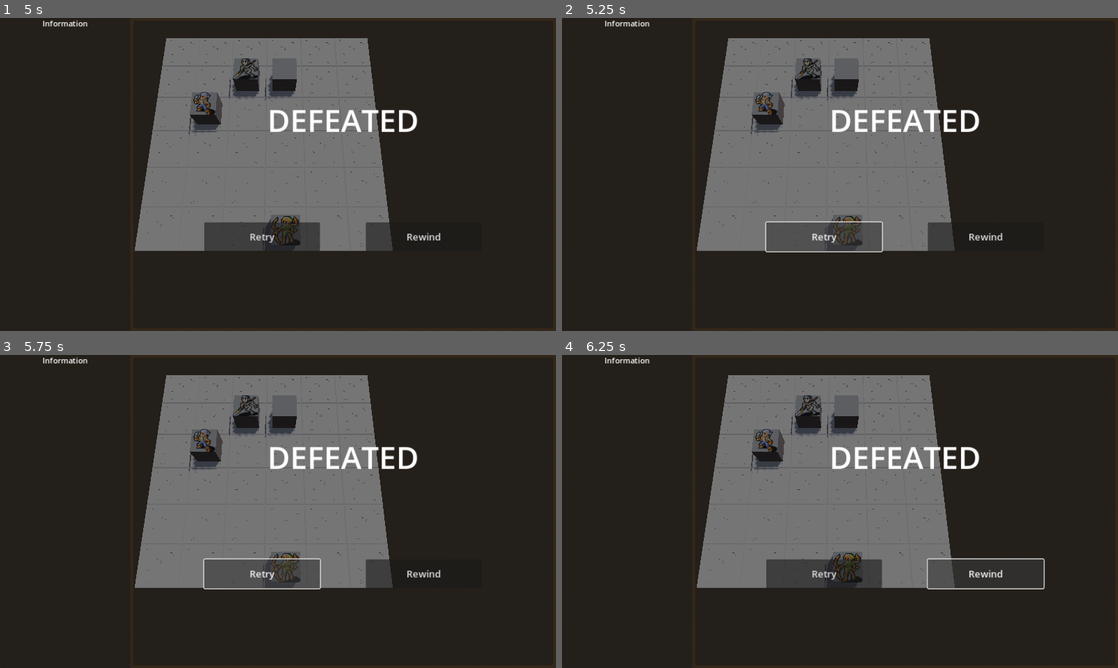
Above: before the commit, frames 1-4 (two rows, left to right).
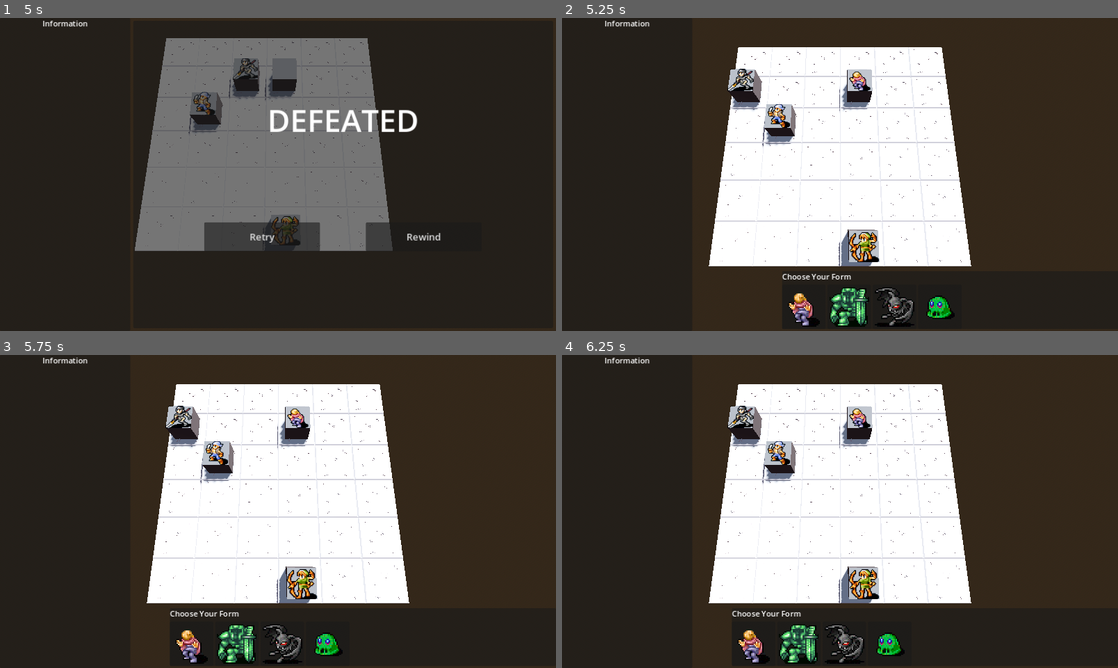
Above: after the commit, the same moments.

Repository: Inkweeper/gwj-77
Game: Godot game, scene res://scene/level/level.tscn
Same seed, same stepped clock (60 frames per second), same inputs: the game is played once before the commit and once after it. The project has no main scene, so this scene is started directly.
Inputs (mouse positions are in pixels of both pictures, inside the frame that each line leads up to):
- Up to frame 1 (5 s): click (189, 305) at 0.5 s; click (189, 305) at 1.25 s; click (344, 305) at 2.02 s; click "End Turn" at 2.75 s; move the mouse to (400, 158) at 3.52 s; tap A (a) at 3.6 s; tap D (d) at 3.8, 4.35 s; move the mouse to (166, 190) at 4.27 s; tap S (s) at 4.55 s
- Up to frame 2 (5.25 s): click "Retry" at 5 s
- Up to frame 3 (5.75 s): no input
- Up to frame 4 (6.25 s): click (984, 574) at 5.75 s, where only the run before the commit has a clickable "Rewind"

Frame 1 is identical in both runs. In frame 2, 33% of the frame differs, in the area x 24-80%, y 6-99%; in frame 3, 33%; in frame 4, 33%, in the area x 24-87%, y 6-99%.

Commit message:
trying to realize rewind

Diff:
--- a/scene/chess/enemy/ranger/ranger.tscn
+++ b/scene/chess/enemy/ranger/ranger.tscn
@@ -9,7 +9,6 @@
 [node name="Ranger" instance=ExtResource("1_7o8kb")]
 script = ExtResource("2_po7o3")
 action_list = Array[ExtResource("3_30p7s")]([ExtResource("4_oqhdt")])
-action_priority = 0
 chess_name = "Ranger"
 
 [node name="Sprite3D" parent="MeshInstance3D" index="0"]
--- a/scene/chess/enemy/scout/scout.tscn
+++ b/scene/chess/enemy/scout/scout.tscn
@@ -10,7 +10,6 @@
 [node name="Scout" instance=ExtResource("1_or1ur")]
 script = ExtResource("2_3iyno")
 action_list = Array[ExtResource("2_iky2e")]([ExtResource("3_ewrhq"), ExtResource("3_ewrhq"), ExtResource("5_4vccv")])
-action_priority = 0
 chess_name = "Scout"
 
 [node name="Sprite3D" parent="MeshInstance3D" index="0"]
--- a/scene/level/failure.gd
+++ b/scene/level/failure.gd
@@ -2,6 +2,8 @@
 #failure
 
 func initialize():
+	var level : Level = $"../.."
+	level.rewind_request.connect(_on_rewind_request)
 	pass
 
 func enter():
@@ -14,3 +16,7 @@
 
 func update(delta:float):
 	pass
+
+func _on_rewind_request():
+	GlobalValue.level.rewind_to_turn_start()
+	pass
--- a/scene/level/level.gd
+++ b/scene/level/level.gd
@@ -26,6 +26,11 @@
 var current_transform_permissions : Array[Player.Form] = []
 var chessboard_history_list : Array[ChessboardHistory] = []
 var chessboard_history_index : int = 0
+
+## 当玩家按下倒带按钮时发出,由状态机判断当前情况并执行正确的倒带操作
+signal rewind_request
+
+signal failure_rewind_request
 
 func _ready() -> void:
 	GlobalValue.level = self
--- a/scene/level/ui/lose_panel/lose_panel.gd
+++ b/scene/level/ui/lose_panel/lose_panel.gd
@@ -1,6 +1,20 @@
 extends Panel
 class_name LosePanel
+
 
 func activate():
 	show()
 	mouse_filter = MouseFilter.MOUSE_FILTER_STOP
+
+
+func _on_retry_button_pressed() -> void:
+	if not get_tree().current_scene == GlobalValue.level:
+		return
+	get_tree().reload_current_scene()
+
+
+
+func _on_rewind_button_pressed() -> void:
+	if not get_tree().current_scene == GlobalValue.level:
+		return
+	GlobalValue.level.rewind_request.emit()
--- a/scene/level/ui/lose_panel/lose_panel.tscn
+++ b/scene/level/ui/lose_panel/lose_panel.tscn
@@ -46,16 +46,19 @@
 theme_override_constants/separation = -200
 alignment = 1
 
-[node name="Button" type="Button" parent="VBoxContainer/HBoxContainer"]
+[node name="RetryButton" type="Button" parent="VBoxContainer/HBoxContainer"]
 custom_minimum_size = Vector2(240, 0)
 layout_mode = 2
 size_flags_horizontal = 6
 theme_override_font_sizes/font_size = 20
 text = "Retry"
 
-[node name="Button2" type="Button" parent="VBoxContainer/HBoxContainer"]
+[node name="RewindButton" type="Button" parent="VBoxContainer/HBoxContainer"]
 custom_minimum_size = Vector2(240, 0)
 layout_mode = 2
 size_flags_horizontal = 6
 theme_override_font_sizes/font_size = 20
 text = "Rewind"
+
+[connection signal="pressed" from="VBoxContainer/HBoxContainer/RetryButton" to="." method="_on_retry_button_pressed"]
+[connection signal="pressed" from="VBoxContainer/HBoxContainer/RewindButton" to="." method="_on_rewind_button_pressed"]
Not shown: 7 places in scene/level/level.tscn that only renumber resources
Not shown: 6 places in scene/mesh_library/floor.tres that only renumber resources
